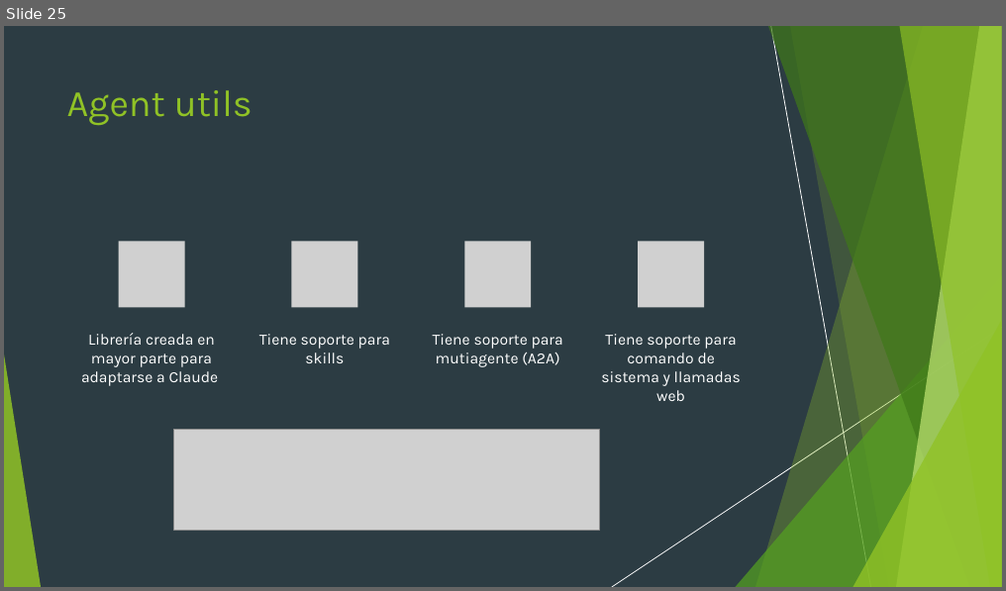
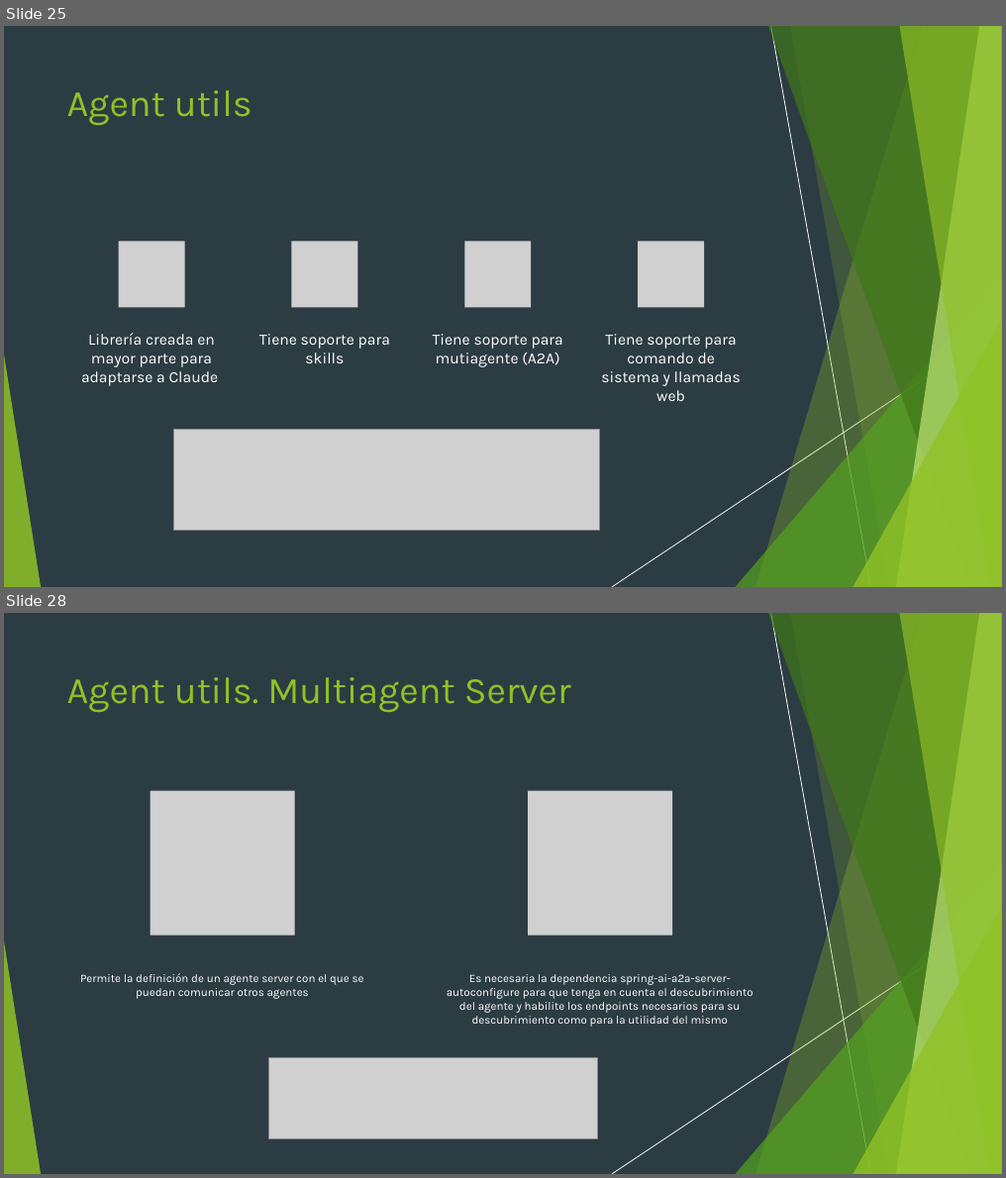
Before and after one commit to diegorufe/spring-ai-pocs, a slide deck: Presentación.pptx. Shown one above the other, each under a label of ours: slide 25 before the commit, slides 25 and 28 after it; the slides between them are not shown. The pictures are 1006x591 and 1006x1178 pixels, drawn with LibreOffice and Linux fonts; fonts in the diff are those of the drawing; grey boxes stand for pictures. Boxes give left, top, right and bottom in pixels: in the first picture for what was removed or moved away, otherwise in the second. Text is boxed around its words. In the diff, an @@ line names an element or a change of style, - is before the commit and + after.

Commit message:
feat: doc agent utils

```diff
--- a/Presentación.pptx
+++ b/Presentación.pptx
@@ slide 28 added at bbox=[4, 613, 1002, 1174], background #2C3C43; not listed: 10 template elements that a slide beside it also shows @@
@@ rectangle added at bbox=[4, 613, 1002, 1174], fill #2C3C43 @@
@@ title added at bbox=[67, 677, 571, 712], 36 pt, text #90C226 @@
+Agent utils. Multiagent Server
@@ group added at bbox=[4, 613, 1002, 1174]: 5 freeform shapes, 3 triangles, 2 lines @@
@@ group added at bbox=[80, 791, 753, 1027]: 2 pictures, 2 texts @@
+Permite la definición de un agente server con el que se puedan comunicar otros agentes
+Es necesaria la dependencia spring-ai-a2a-server-autoconfigure para que tenga en cuenta el descubrimiento del agente y habilite los endpoints necesarios para su descubrimiento como para la utilidad del mismo
@@ picture added at bbox=[269, 1058, 598, 1139] @@
```
Also in this commit, not shown: 4 other slides added.
